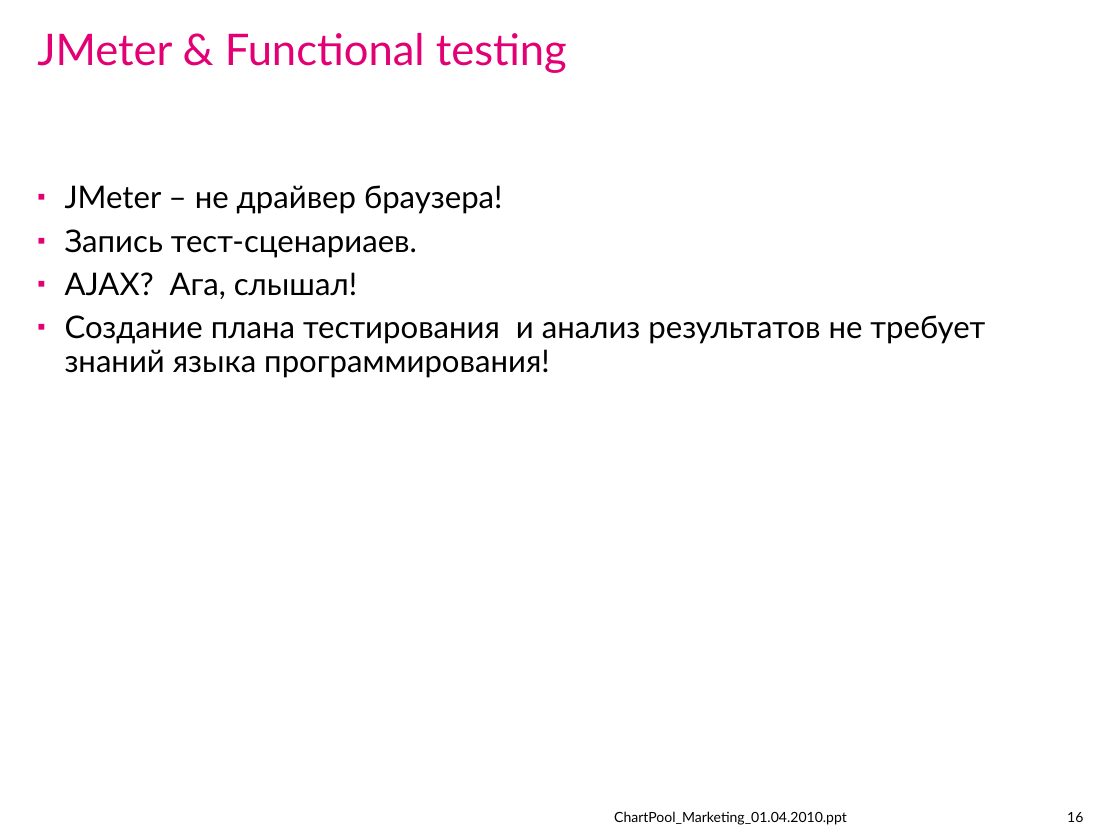
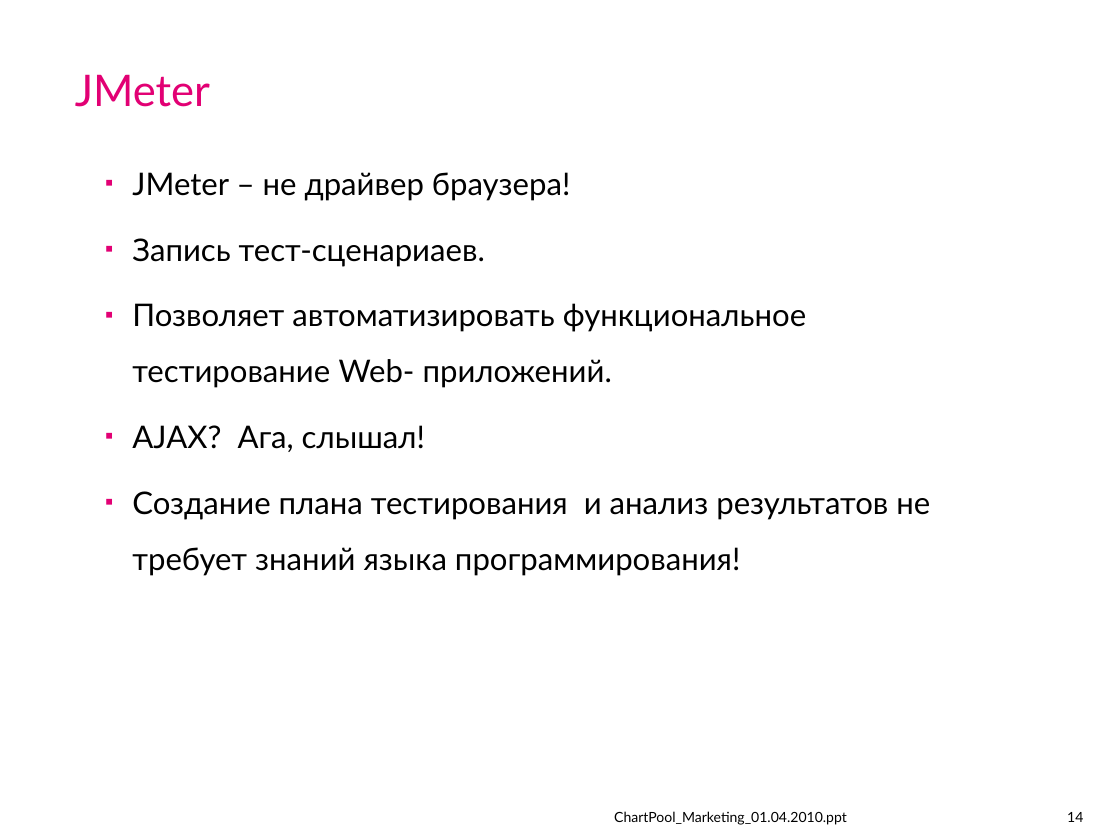
Before and after one commit to IvanCS/JMeterAvtoTestingDemo, a slide deck: slide 14 of documents/presentation.ppt (slide 16 before the commit). Drawn at 1120x840 pixels with LibreOffice and Linux fonts; fonts in the diff are those of the drawing; background and template pictures are left out. Boxes give left, top, right and bottom in pixels: in the first picture for what was removed or moved away, otherwise in the second. Text is boxed around its words. In the diff, an @@ line names an element or a change of style, - is before the commit and + after.

```diff
--- a/documents/presentation.ppt
+++ b/documents/presentation.ppt
@@ title at <box>75,74,210,107</box>: text changed @@
-JMeter & Functional testing
+JMeter
@@ text "JMeter – не драйвер браузера!": place and size @@
-text "JMeter – не драйвер браузера!" at <box>65,185,985,378</box>
+text "JMeter – не драйвер браузера!" at <box>132,172,930,575</box>
@@ text at <box>132,172,930,575</box>: line spacing 0.9 to 1.5 @@
@@ text at <box>132,303,806,388</box>: paragraph added @@
+  ▪ Позволяет автоматизировать функциональное тестирование Web- приложений.
@@ page number at <box>1067,812,1083,822</box>: text changed @@
-16
+14
```
Also in this commit, not shown: 20 other slides changed, 1 slide added, 5 slides removed, 10 other files.
